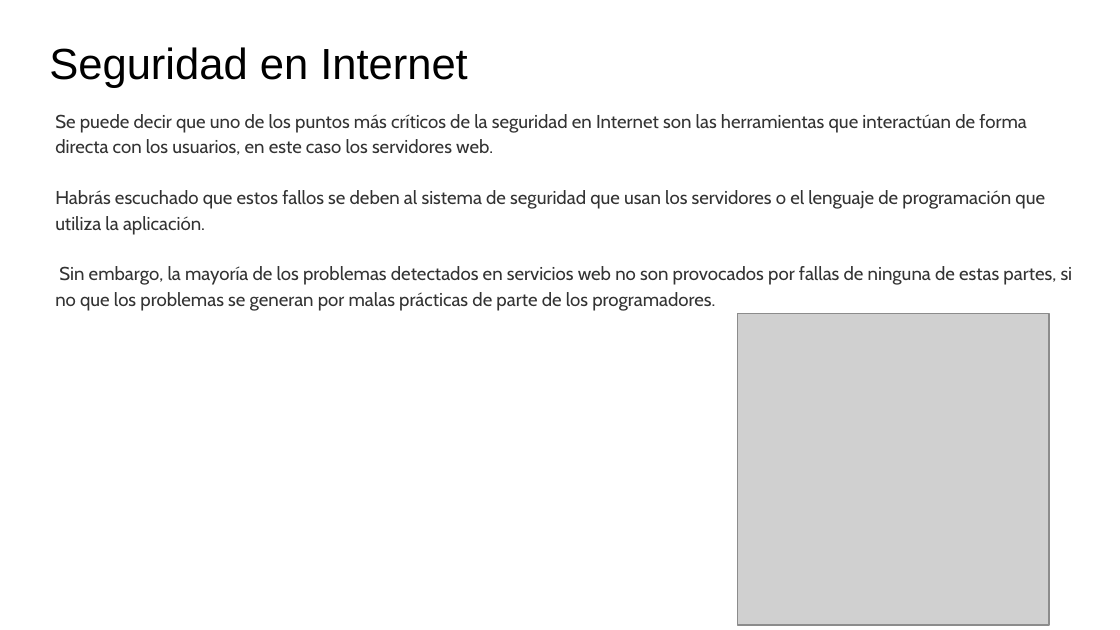
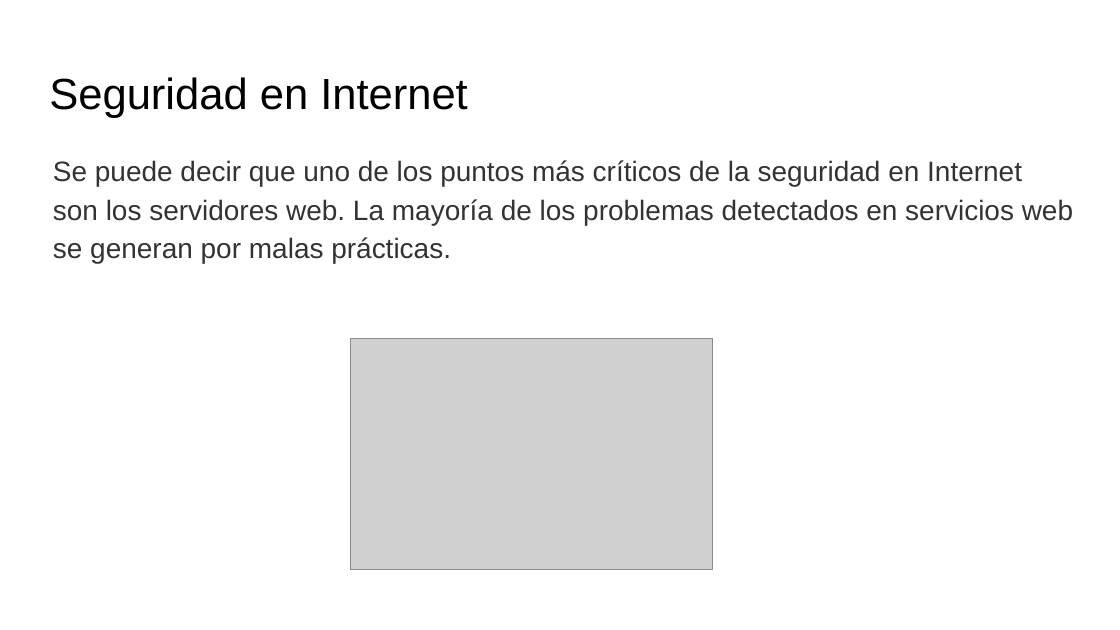
Before and after one commit to AshWilliams/Seguridad.Net, a slide deck: slide 3 of Seguridad_de_aplicaciones_web.pptx. Drawn at 1120x630 pixels with LibreOffice and Linux fonts; fonts in the diff are those of the drawing; grey boxes stand for pictures. Boxes give left, top, right and bottom in pixels: in the first picture for what was removed or moved away, otherwise in the second. Text is boxed around its words. In the diff, an @@ line names an element or a change of style, - is before the commit and + after.

```diff
--- a/Seguridad_de_aplicaciones_web.pptx
+++ b/Seguridad_de_aplicaciones_web.pptx
@@ title "Seguridad en Internet": place and size @@
-title "Seguridad en Internet" at box(49, 47, 467, 88)
+title "Seguridad en Internet" at box(49, 77, 467, 118)
@@ text at box(53, 160, 1073, 264): text changed; size 12 to 18 pt; font Cabin to Arial @@
-Se puede decir que uno de los puntos más críticos de la seguridad en Internet son las herramientas que interactúan de forma directa con los usuarios, en este caso los servidores web.
-Habrás escuchado que estos fallos se deben al sistema de seguridad que usan los servidores o el lenguaje de programación que utiliza la aplicación.
-Sin embargo, la mayoría de los problemas detectados en servicios web no son provocados por fallas de ninguna de estas partes, si no que los problemas se generan por malas prácticas de parte de los programadores.
+Se puede decir que uno de los puntos más críticos de la seguridad en Internet son los servidores web. La mayoría de los problemas detectados en servicios web se generan por malas prácticas.
@@ picture removed at box(738, 314, 1049, 625) @@
@@ picture added at box(351, 338, 712, 570) @@
```
Also in this commit, not shown: 5 other slides changed, 10 slides added, 16 slides removed, 2 other files.
